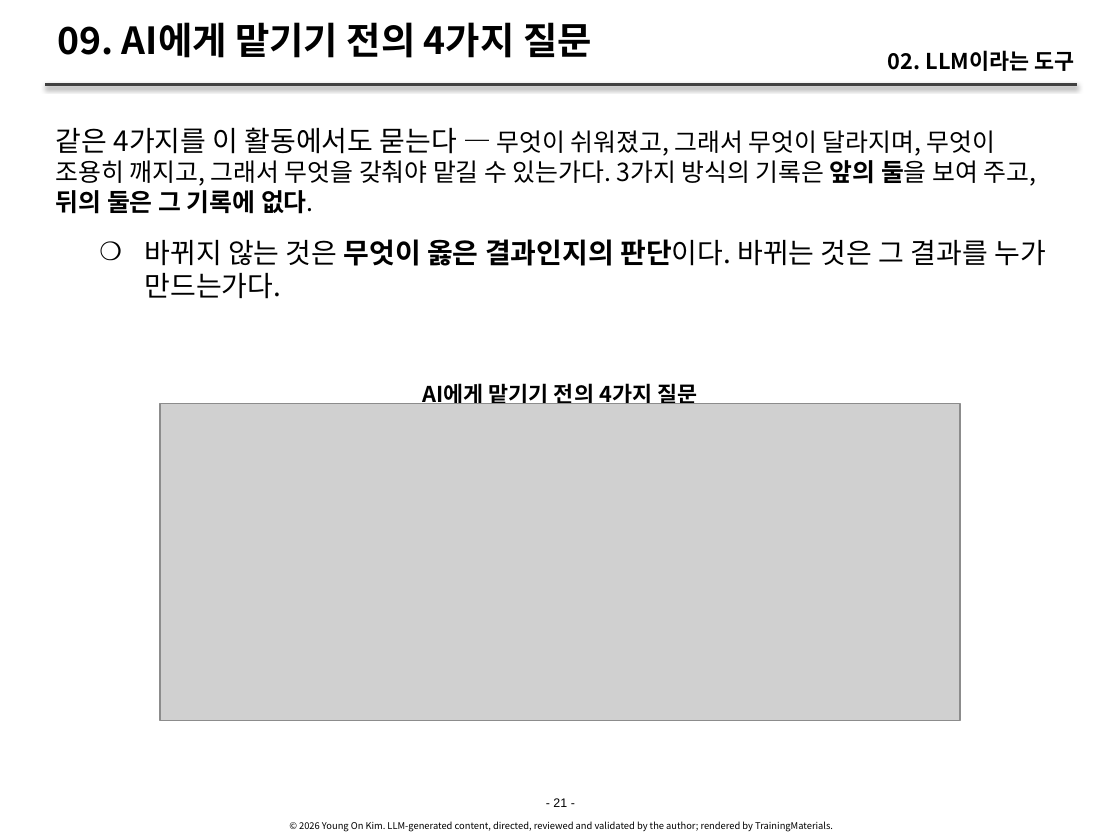
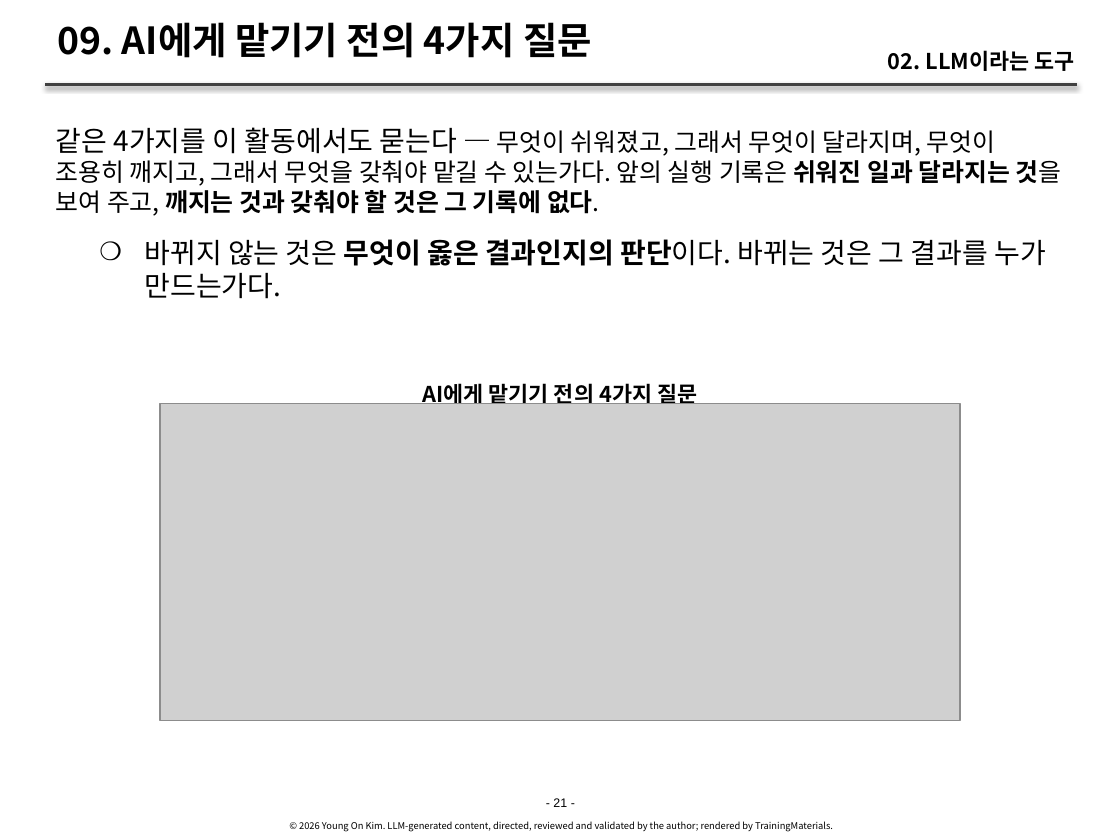
Before and after one commit to YoungSan77/TrainingMaterials, a slide deck: slide 21 of courses/ai-native/sessions/s02.pptx. Drawn at 1120x840 pixels with LibreOffice and Linux fonts; fonts in the diff are those of the drawing; grey boxes stand for pictures. Boxes give left, top, right and bottom in pixels: in the first picture for what was removed or moved away, otherwise in the second. Text is boxed around its words. In the diff, an @@ line names an element or a change of style, - is before the commit and + after.

```diff
--- a/courses/ai-native/sessions/s02.pptx
+++ b/courses/ai-native/sessions/s02.pptx
@@ text at (x1=56, y1=127, x2=1062, y2=216): text changed @@
-같은 4가지를 이 활동에서도 묻는다 — 무엇이 쉬워졌고, 그래서 무엇이 달라지며, 무엇이 조용히 깨지고, 그래서 무엇을 갖춰야 맡길 수 있는가다. 3가지 방식의 기록은 앞의 둘을 보여 주고, 뒤의 둘은 그 기록에 없다.
+같은 4가지를 이 활동에서도 묻는다 — 무엇이 쉬워졌고, 그래서 무엇이 달라지며, 무엇이 조용히 깨지고, 그래서 무엇을 갖춰야 맡길 수 있는가다. 앞의 실행 기록은 쉬워진 일과 달라지는 것을 보여 주고, 깨지는 것과 갖춰야 할 것은 그 기록에 없다.
```
Also in this commit, not shown: 14 other slides changed, 1 slide added, 4 other files.
